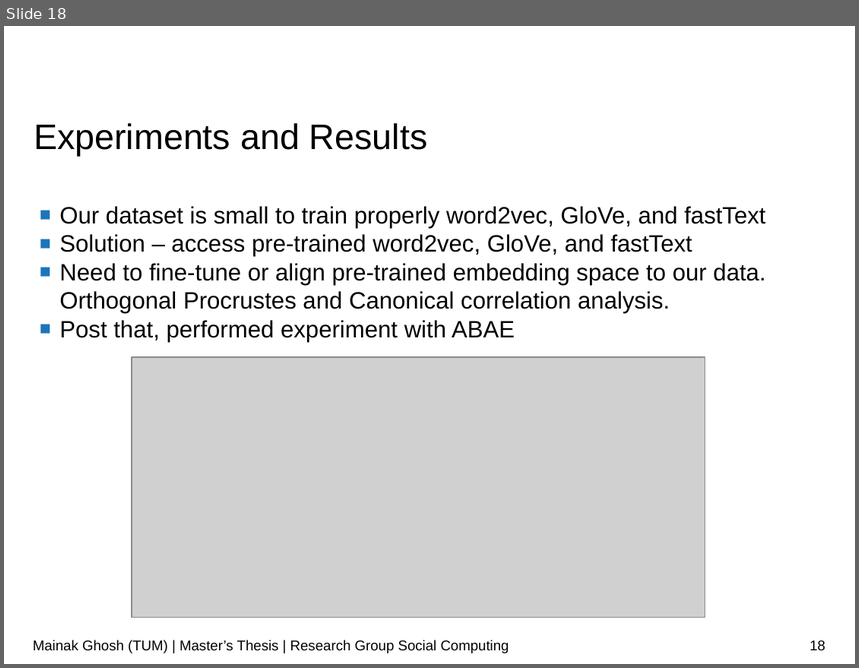
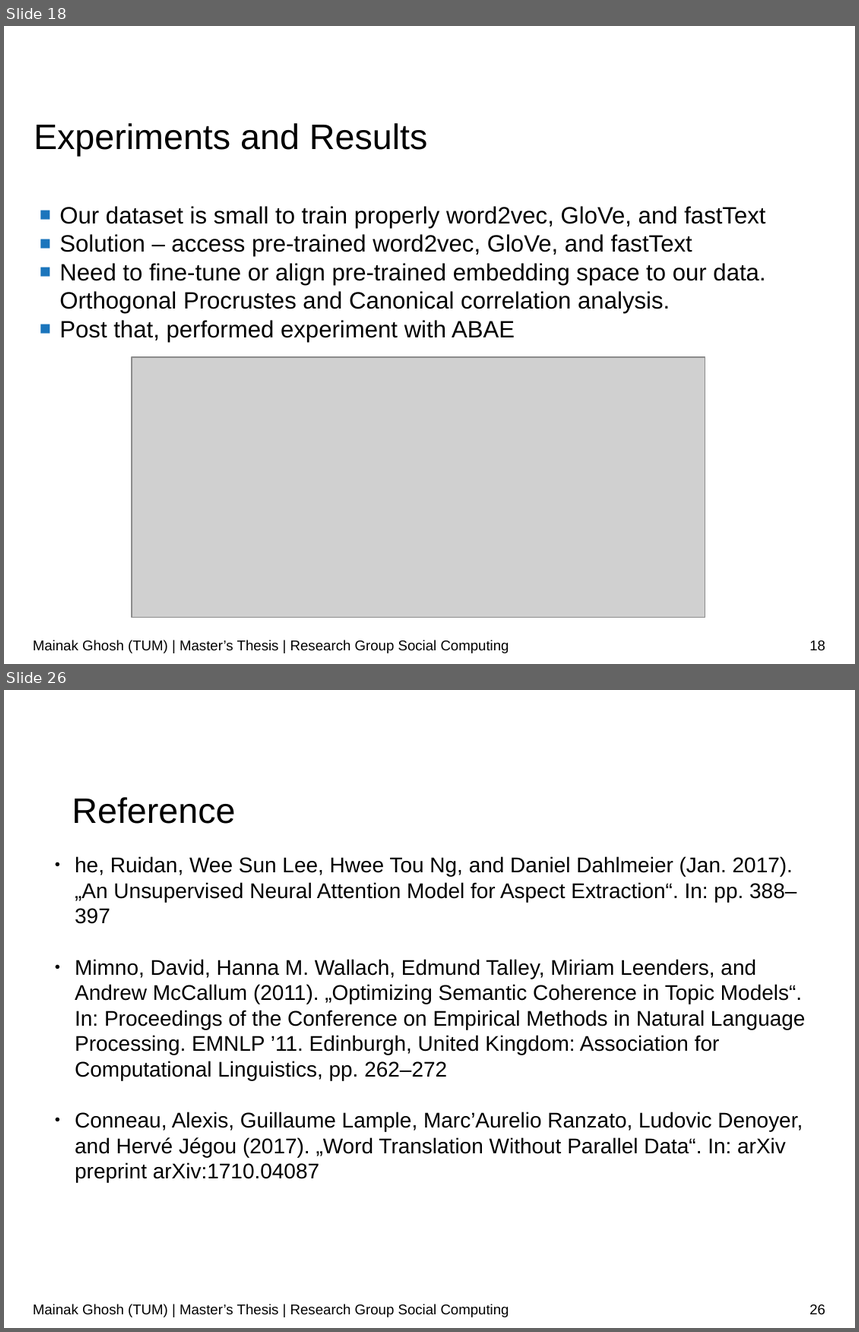
Before and after one commit to ghoshmainak/mainak-master-thesis, a slide deck: report/thesis-ppt.odp. Shown one above the other, each under a label of ours: slide 18 before the commit, slides 18 and 26 after it; the slides between them are not shown. The pictures are 859x668 and 859x1332 pixels, drawn with LibreOffice and Linux fonts; fonts in the diff are those of the drawing; grey boxes stand for pictures; background and template pictures are left out. Boxes give left, top, right and bottom in pixels: in the first picture for what was removed or moved away, otherwise in the second. Text is boxed around its words. In the diff, an @@ line names an element or a change of style, - is before the commit and + after.

Commit message:
ppt

```diff
--- a/report/thesis-ppt.odp
+++ b/report/thesis-ppt.odp
@@ slide 26 added at (x1=4, y1=690, x2=855, y2=1328), background #FFFFFF @@
@@ text added at (x1=72, y1=797, x2=235, y2=824), 30 pt, text #000000 @@
+Reference
@@ text added at (x1=75, y1=856, x2=806, y2=1183), 18 pt, text #000000 @@
+● he, Ruidan, Wee Sun Lee, Hwee Tou Ng, and Daniel Dahlmeier (Jan. 2017). „An Unsupervised Neural Attention Model for Aspect Extraction“. In: pp. 388–397
+● Mimno, David, Hanna M. Wallach, Edmund Talley, Miriam Leenders, and Andrew McCallum (2011). „Optimizing Semantic Coherence in Topic Models“. In: Proceedings of the Conference on Empirical Methods in Natural Language Processing. EMNLP ’11. Edinburgh, United Kingdom: Association for Computational Linguistics, pp. 262–272
+● Conneau, Alexis, Guillaume Lample, Marc’Aurelio Ranzato, Ludovic Denoyer, and Hervé Jégou (2017). „Word Translation Without Parallel Data“. In: arXiv preprint arXiv:1710.04087
@@ text added at (x1=33, y1=1304, x2=509, y2=1318), 12 pt, text #000000 @@
+Mainak Ghosh (TUM) | Master’s Thesis | Research Group Social Computing
@@ page number added at (x1=810, y1=1305, x2=826, y2=1315), 12 pt, text #000000 @@
+26
```
Also in this commit, not shown: 8 other slides added, 16 slides removed, 1 other file.
